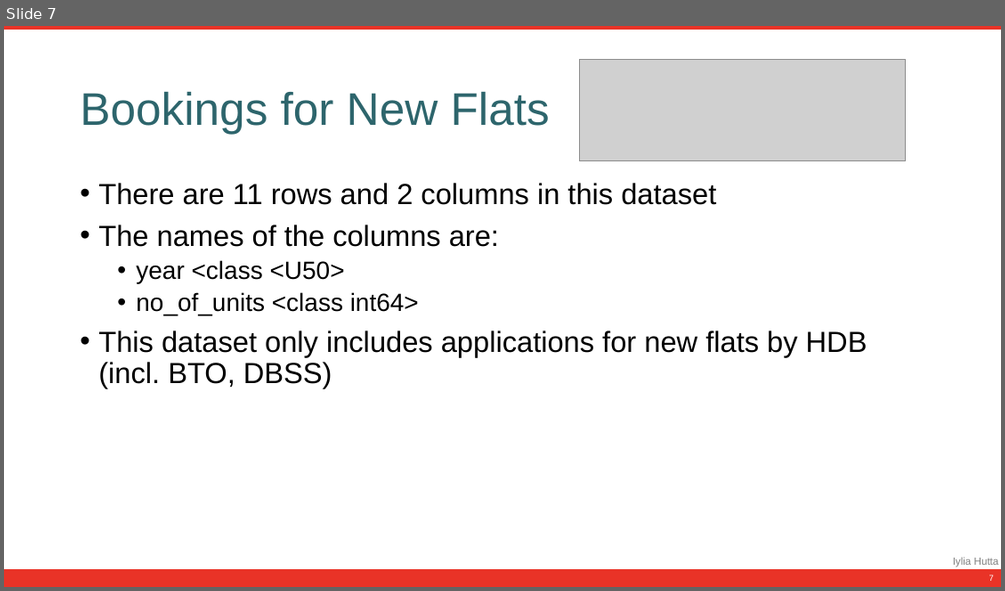
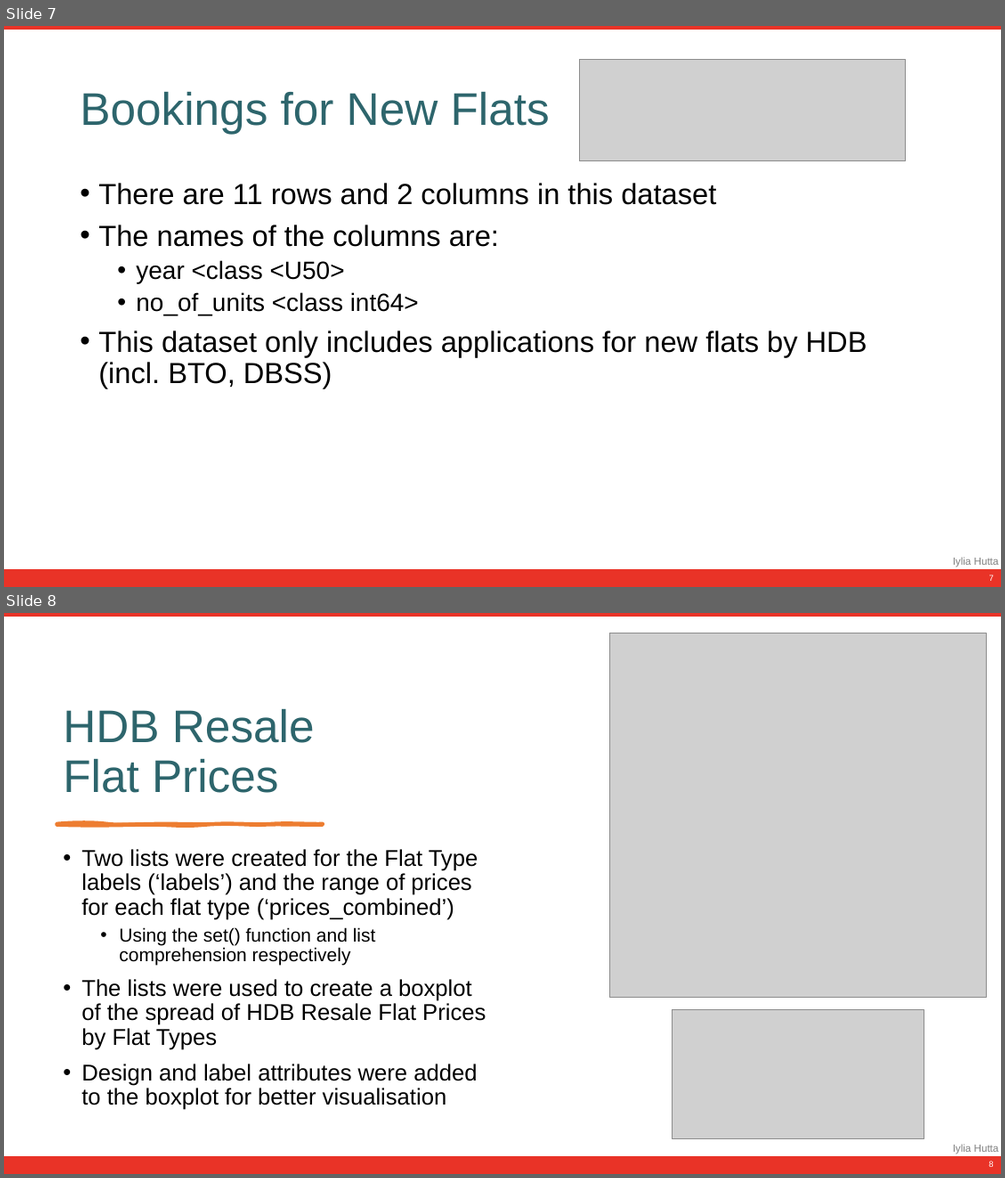
Before and after one commit to iyliahutta/Intro-to-Programming-for-DS, a slide deck: CA1/CA1 Slides.pptx. Shown one above the other, each under a label of ours: slide 7 before the commit, slides 7 and 8 after it. The pictures are 1005x591 and 1005x1178 pixels, drawn with LibreOffice and Linux fonts; fonts in the diff are those of the drawing; grey boxes stand for pictures. Boxes give left, top, right and bottom in pixels: in the first picture for what was removed or moved away, otherwise in the second. Text is boxed around its words. In the diff, an @@ line names an element or a change of style, - is before the commit and + after.

```diff
--- a/CA1/CA1 Slides.pptx
+++ b/CA1/CA1 Slides.pptx
@@ slide 8 added at [4,613,1001,1174], background #FFFFFF @@
@@ rectangle added at [4,613,1001,1174], fill #FFFFFF @@
@@ rectangle added at [4,613,1001,617], fill #E93327, outline #E93327 1 pt @@
@@ picture added at [610,633,986,997] @@
@@ title added at [63,709,315,793], 44 pt, text #2D656C @@
+HDB Resale Flat Prices
@@ freeform shape added at [57,823,323,825], fill #ED7D31, outline #ED7D31 3 pt @@
@@ text added at [81,849,485,1110], 22 pt, text #000000 @@
+• Two lists were created for the Flat Type labels (‘labels’) and the range of prices for each flat type (‘prices_combined’)
+  • Using the set() function and list comprehension respectively
+• The lists were used to create a boxplot of the spread of HDB Resale Flat Prices by Flat Types
+• Design and label attributes were added to the boxplot for better visualisation
@@ picture added at [672,1010,923,1139] @@
@@ text added at [953,1143,999,1154], 10 pt, text #808080 @@
+Iylia Hutta
@@ rectangle added at [4,1157,1001,1174], fill #E93327, outline #E93327 1 pt @@
@@ page number added at [988,1160,993,1167], 8 pt, text #FFFFFF @@
+8
```
Also in this commit, not shown: 1 other file.
